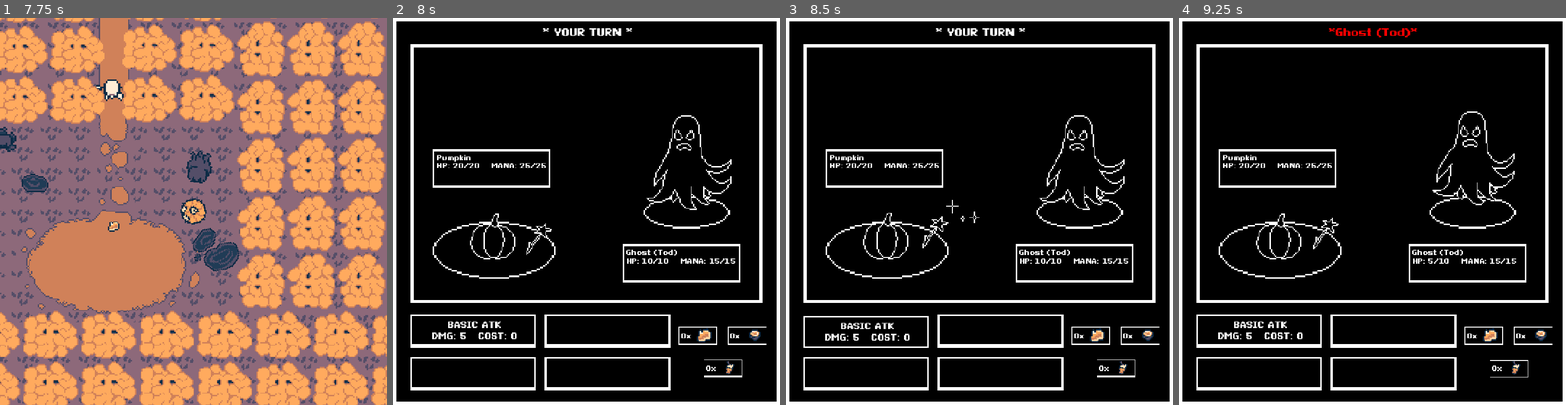
Above: before the commit, frames 1-4 (left to right).
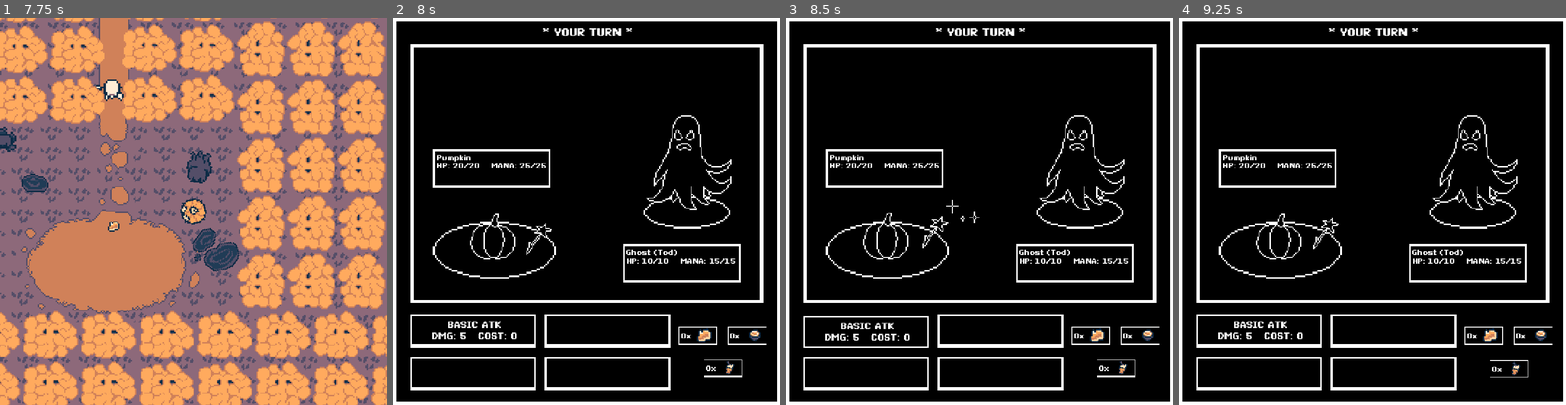
Above: after the commit, the same moments.

Repository: QuoteGenerator/Jame_Gam_Halloween
Game: Godot game, scene res://main.tscn
Same seed, same stepped clock (60 frames per second), same inputs: the game is played once before the commit and once after it.
Inputs (mouse positions are in pixels of both pictures, inside the frame that each line leads up to):
- Up to frame 1 (7.75 s): move the mouse to (278, 192) at 0.52 s; hold D 0.53-1.28 s; move the mouse to (116, 230) at 1.27 s; hold S 1.28-2.03 s; move the mouse to (232, 126) at 2.02 s; hold D 2.03-2.78 s; move the mouse to (174, 288) at 2.77 s; hold W 2.78-3.53 s; move the mouse to (309, 269) at 3.52 s; hold A 3.53-5.03 s; move the mouse to (77, 153) at 4.27 s; move the mouse to (212, 211) at 5.02 s; hold S 5.03-5.78 s; move the mouse to (135, 114) at 5.77 s; hold D 5.78-6.53 s; move the mouse to (278, 192) at 6.52 s; hold W 6.53-7.28 s; move the mouse to (116, 230) at 7.27 s; hold D from 7.28 s (still down)
- Up to frame 2 (8 s): keep holding D
- Up to frame 3 (8.5 s): release D at 8 s; click "BASIC ATK DMG: 5 COST: 0" at 8 s
- Up to frame 4 (9.25 s): click "0x" at 8.75 s

Frame 1 is identical in both runs. In frame 2, 0.5% of the frame differs, in the area x 10-100%, y 0-100%; in frame 3, 0.5%; in frame 4, 1.8%.

Commit message:
skelleton attack works

Diff:
--- a/Jame_GAM_HALLOWEN_FIX/jame-gam-halloween/Scripts/combat_button.gd
+++ b/Jame_GAM_HALLOWEN_FIX/jame-gam-halloween/Scripts/combat_button.gd
@@ -1,13 +1,16 @@
 extends Button
 
-@onready var label: Label = $Label
 @onready var CombatUI: CanvasLayer = $"../../.."
 
-
+var label:Label
+var itemImage:Sprite2D
 
 # Called when the node enters the scene tree for the first time.
 func _ready() -> void:
-	pass # Replace with function body.
+	label = get_child(0) as Label
+
+	if get_child_count() > 1:
+		itemImage = get_child(1) as Sprite2D
 
 
 # Called every frame. 'delta' is the elapsed time since the previous frame.
@@ -16,11 +19,44 @@
 
 
 func _on_mouse_exited() -> void:
-	label.position = Vector2(56.5, 16)
+	if(name == "simple_attack_button"):
+		label.position = Vector2(56.5, 16)
 
+	if(name == "pumpkin_spice_latte_button"):
+		label.position.y = 15
+		itemImage.position.y = 27
+
+	if(name == "pumpkin_soup_button"):
+		label.position.y = 15
+		itemImage.position.y = 27
+
+	if(name == "pumpkin_pie_button"):
+		label.position.y = 15
+		itemImage.position.y = 27
 
 func _on_mouse_entered() -> void:
-	label.position = Vector2(56.5, 20)
+	if(name == "simple_attack_button"):
+		label.position = Vector2(56.5, 20)
+
+	if(name == "pumpkin_spice_latte_button"):
+		label.position.y = 18
+		itemImage.position.y = 30
+	if(name == "pumpkin_soup_button"):
+		label.position.y = 18
+		itemImage.position.y = 30
+	if(name == "pumpkin_pie_button"):
+		label.position.y = 18
+		itemImage.position.y = 30
 
 func _on_pressed() -> void:
-	CombatUI.Player_Basic_Attack()
+	if(name == "simple_attack_button"):
+		CombatUI.Player_Basic_Attack()
+
+	if(name == "pumpkin_spice_latte_button"):
+		pass
+
+	if(name == "pumpkin_soup_button"):
+		pass
+
+	if(name == "pumpkin_pie_button"):
+		pass
--- a/Jame_GAM_HALLOWEN_FIX/jame-gam-halloween/Scripts/combat_ui.gd
+++ b/Jame_GAM_HALLOWEN_FIX/jame-gam-halloween/Scripts/combat_ui.gd
@@ -3,7 +3,7 @@
 
 var current_enemy: CharacterBody2D
 var current_player: CharacterBody2D
-@onready var animationPlayer: AnimationPlayer = $Panel/tbc_AnimationEnemy
+@onready var animationEnemyPlayer: AnimationPlayer = $Panel/tbc_AnimationEnemy
 
 @onready var enemyNameLabel: Label = $Panel/Control/EnemyName
 @onready var enemyStatsLabel: Label = $Panel/Control/EnemyStats
@@ -69,13 +69,13 @@
 	+ "MANA: " + str(current_player.mana) + "/" + str(current_player.max_mana)
 
 func SkeletonEnemyBattle():
-	animationPlayer.play("tbc_skeleton_idle_animation")
+	animationEnemyPlayer.play("tbc_skeleton_idle_animation")
 	enemyNameLabel.text = current_enemy.enemy_name
 	update_enemy_stats()
 
 
 func GhostEnemyBattle():
-	animationPlayer.play("tbc_ghost_idle_animation")
+	animationEnemyPlayer.play("tbc_ghost_idle_animation")
 	enemyNameLabel.text = current_enemy.enemy_name
 	update_enemy_stats()
 
@@ -108,6 +108,13 @@
 
 
 func _on_sparkle_animation_finished() -> void:
+	if current_enemy.is_in_group("skeleton"):
+		animationEnemyPlayer.play("tbc_skeleton_getHit_animation")
+	elif current_enemy.is_in_group("ghost"):
+		animationEnemyPlayer.play("tbc_ghost_getHit_animation")
+
+	await animationEnemyPlayer.animation_finished
+
 	current_enemy.health -= 5
 	playersTurn = false
 	enemysTurn = true
@@ -138,3 +145,11 @@
 	pumpkin_pie_amount_label.text = str(pumpkin_pie_amount) + "x"
 	pumpkin_soup_amount_label.text = str(pumpkin_soup_amount) + "x"
 	pumpkin_spice_latte_amount_label.text = str(pumpkin_spice_latte_amount) + "x"
+
+
+func _on_pumpkin_spice_latte_button_mouse_entered() -> void:
+	pass # Replace with function body.
+
+
+func play_enemy_idle_animation():
+	animationEnemyPlayer.play("tbc_skeleton_idle_animation")
--- a/Jame_GAM_HALLOWEN_FIX/jame-gam-halloween/combat_ui.tscn
+++ b/Jame_GAM_HALLOWEN_FIX/jame-gam-halloween/combat_ui.tscn
@@ -4,6 +4,7 @@
 [ext_resource type="Texture2D" uid="uid://0j60qhns4ofa" path="res://Assets/Sprites/tbc_sprites/tbc_template.png" id="2_j56r1"]
 [ext_resource type="Texture2D" uid="uid://ch4h8v1wvyfys" path="res://Assets/Sprites/tbc_sprites/tbc_skele_idle.png" id="3_rltsl"]
 [ext_resource type="Texture2D" uid="uid://drfy7woj0dxja" path="res://Assets/Sprites/tbc_sprites/tbc_pumpkin_idle.png" id="4_j56r1"]
+[ext_resource type="Texture2D" uid="uid://ba6wnp1cywp5e" path="res://Assets/Sprites/tbc_sprites/skelet_hit.png" id="4_nw44a"]
 [ext_resource type="Texture2D" uid="uid://3p516f8hyijh" path="res://Assets/Sprites/tbc_sprites/tbc_ghost_idle.png" id="4_rltsl"]
 [ext_resource type="Texture2D" uid="uid://bff4kwnc84o5r" path="res://Assets/Sprites/Buttons/spell_btn.png" id="4_ucios"]
 [ext_resource type="Texture2D" uid="uid://fbyannyqvm5f" path="res://Assets/Sprites/Buttons/spell_hover.png" id="5_6coxg"]
@@ -41,6 +42,21 @@
 "update": 0,
 "values": [Rect2(69, 0, 69, 80)]
 }
+tracks/2/type = "value"
+tracks/2/imported = false
+tracks/2/enabled = true
+tracks/2/path = NodePath("tbc_skeleton_idle_animation:visible")
+tracks/2/interp = 1
+tracks/2/loop_wrap = true
+tracks/2/keys = {
+"times": PackedFloat32Array(0),
+"transitions": PackedFloat32Array(1),
+"update": 1,
+"values": [false]
+}
+
+[sub_resource type="Animation" id="Animation_j62ju"]
+resource_name = "tbc_ghost_getHit_animation"
 
 [sub_resource type="Animation" id="Animation_ucios"]
 resource_name = "tbc_ghost_idle_animation"
@@ -83,6 +99,10 @@
 "values": [false]
 }
 
+[sub_resource type="Animation" id="Animation_qedbx"]
+resource_name = "tbc_player_getHit_animation"
+length = 0.36666667
+
 [sub_resource type="Animation" id="Animation_j56r1"]
 resource_name = "tbc_player_idle_animation"
 length = 0.43333334
@@ -100,6 +120,48 @@
 "values": [Rect2(0, 0, 38, 39), Rect2(38, 0, 38, 39)]
 }
 
+[sub_resource type="Animation" id="Animation_nw44a"]
+resource_name = "tbc_skeleton_getHit_animation"
+length = 0.43333334
+tracks/0/type = "value"
+tracks/0/imported = false
+tracks/0/enabled = true
+tracks/0/path = NodePath("tbc_skeleton_getHit_animation:visible")
+tracks/0/interp = 0
+tracks/0/loop_wrap = true
+tracks/0/keys = {
+"times": PackedFloat32Array(0, 0.13333334, 0.3, 0.43333334),
+"transitions": PackedFloat32Array(1, 1, 1, 1),
+"update": 1,
+"values": [true, false, true, false]
+}
+tracks/1/type = "method"
+tracks/1/imported = false
+tracks/1/enabled = true
+tracks/1/path = NodePath("..")
+tracks/1/interp = 1
+tracks/1/loop_wrap = true
+tracks/1/keys = {
+"times": PackedFloat32Array(0.43333334),
+"transitions": PackedFloat32Array(1),
+"values": [{
+"args": [],
+"method": &"play_enemy_idle_animation"
+}]
+}
+tracks/2/type = "value"
+tracks/2/imported = false
+tracks/2/enabled = true
+tracks/2/path = NodePath("tbc_skeleton_idle_animation:visible")
+tracks/2/interp = 1
+tracks/2/loop_wrap = true
+tracks/2/keys = {
+"times": PackedFloat32Array(0),
+"transitions": PackedFloat32Array(1),
+"update": 1,
+"values": [false]
+}
+
 [sub_resource type="Animation" id="Animation_wkp8b"]
 resource_name = "tbc_skeleton_idle_animation"
 length = 0.36666667
@@ -144,8 +206,11 @@
 [sub_resource type="AnimationLibrary" id="AnimationLibrary_20pc6"]
 _data = {
 &"RESET": SubResource("Animation_rltsl"),
+&"tbc_ghost_getHit_animation": SubResource("Animation_j62ju"),
 &"tbc_ghost_idle_animation": SubResource("Animation_ucios"),
+&"tbc_player_getHit_animation": SubResource("Animation_qedbx"),
 &"tbc_player_idle_animation": SubResource("Animation_j56r1"),
+&"tbc_skeleton_getHit_animation": SubResource("Animation_nw44a"),
 &"tbc_skeleton_idle_animation": SubResource("Animation_wkp8b")
 }
 
@@ -271,7 +336,8 @@
 
 [node name="tbc_base_frame" type="TextureRect" parent="Panel" unique_id=594356664]
 layout_mode = 0
-offset_right = 1200.0
+offset_left = 1.0
+offset_right = 1201.0
 offset_bottom = 1200.0
 texture = ExtResource("2_j56r1")
 
@@ -290,6 +356,14 @@
 region_enabled = true
 region_rect = Rect2(0, 0, 38, 97)
 
+[node name="tbc_skeleton_getHit_animation" type="Sprite2D" parent="Panel" unique_id=1721695174]
+visible = false
+position = Vector2(917, 443)
+scale = Vector2(3.9210527, 3.9210527)
+texture = ExtResource("4_nw44a")
+region_enabled = true
+region_rect = Rect2(0, 0, 38, 97)
+
 [node name="tbc_ghost_idle_animation" type="Sprite2D" parent="Panel" unique_id=1254414777]
 visible = false
 position = Vector2(917, 443)
@@ -298,6 +372,10 @@
 region_enabled = true
 region_rect = Rect2(69, 0, 69, 80)
 
+[node name="tbc_ghost_getHit_animation" type="Sprite2D" parent="Panel" unique_id=1632606906]
+position = Vector2(917, 443)
+scale = Vector2(3.9210527, 3.9210527)
+
 [node name="tbc_player_idle_animation" type="Sprite2D" parent="Panel" unique_id=670622372]
 position = Vector2(309, 676)
 scale = Vector2(3.9210527, 3.9210527)
@@ -305,12 +383,16 @@
 region_enabled = true
 region_rect = Rect2(0, 0, 38, 39)
 
+[node name="tbc_player_getHit_animation" type="Sprite2D" parent="Panel" unique_id=1910426232]
+position = Vector2(917, 443)
+scale = Vector2(3.9210527, 3.9210527)
+
 [node name="Control" type="Control" parent="Panel" unique_id=1928000521]
 anchors_preset = 0
 offset_right = 40.0
 offset_bottom = 40.0
 
-[node name="BS1" type="Button" parent="Panel/Control" unique_id=467105723]
+[node name="simple_attack_button" type="Button" parent="Panel/Control" unique_id=467105723]
 layout_mode = 0
 offset_left = 53.0
 offset_top = 919.0
@@ -321,7 +403,7 @@
 theme_override_styles/hover = SubResource("StyleBoxTexture_57qmd")
 script = ExtResource("6_tnwwt")
 
-[node name="Label" type="Label" parent="Panel/Control/BS1" unique_id=1117369447]
+[node name="Label" type="Label" parent="Panel/Control/simple_attack_button" unique_id=1117369447]
 clip_contents = true
 layout_mode = 1
 anchors_preset = -1
@@ -354,6 +436,7 @@
 theme_override_styles/normal = SubResource("StyleBoxTexture_g4v7s")
 theme_override_styles/pressed = SubResource("StyleBoxTexture_vivmo")
 theme_override_styles/hover = SubResource("StyleBoxTexture_57qmd")
+script = ExtResource("6_tnwwt")
 
 [node name="pumpkin_spice_latte_amount" type="Label" parent="Panel/Control/pumpkin_spice_latte_button" unique_id=375500418]
 clip_contents = true
@@ -381,19 +464,20 @@
 theme_override_styles/normal = SubResource("StyleBoxTexture_g4v7s")
 theme_override_styles/pressed = SubResource("StyleBoxTexture_vivmo")
 theme_override_styles/hover = SubResource("StyleBoxTexture_57qmd")
+script = ExtResource("6_tnwwt")
 
 [node name="pumpkin_soup_amount" type="Label" parent="Panel/Control/pumpkin_soup_button" unique_id=683353571]
 layout_mode = 0
-offset_left = 7.0
+offset_left = 6.0
 offset_top = 15.0
-offset_right = 40.0
+offset_right = 39.0
 offset_bottom = 41.0
 theme_override_fonts/font = ExtResource("7_akiti")
 theme_override_font_sizes/font_size = 21
 text = "0x"
 
 [node name="pumpkin_soup" type="Sprite2D" parent="Panel/Control/pumpkin_soup_button" unique_id=377064275]
-position = Vector2(84, 26.000006)
+position = Vector2(84, 27)
 rotation = -0.04419857
 scale = Vector2(3.9444416, 3.9444416)
 texture = ExtResource("10_6coxg")
@@ -407,6 +491,7 @@
 theme_override_styles/normal = SubResource("StyleBoxTexture_g4v7s")
 theme_override_styles/pressed = SubResource("StyleBoxTexture_vivmo")
 theme_override_styles/hover = SubResource("StyleBoxTexture_57qmd")
+script = ExtResource("6_tnwwt")
 
 [node name="pumpkin_pie_amount" type="Label" parent="Panel/Control/pumpkin_pie_button" unique_id=399558932]
 layout_mode = 0
@@ -532,7 +617,16 @@
 update_rotation = false
 update_scale = false
 
-[connection signal="mouse_entered" from="Panel/Control/BS1" to="Panel/Control/BS1" method="_on_mouse_entered"]
-[connection signal="mouse_exited" from="Panel/Control/BS1" to="Panel/Control/BS1" method="_on_mouse_exited"]
-[connection signal="pressed" from="Panel/Control/BS1" to="Panel/Control/BS1" method="_on_pressed"]
+[connection signal="mouse_entered" from="Panel/Control/simple_attack_button" to="Panel/Control/simple_attack_button" method="_on_mouse_entered"]
+[connection signal="mouse_exited" from="Panel/Control/simple_attack_button" to="Panel/Control/simple_attack_button" method="_on_mouse_exited"]
+[connection signal="pressed" from="Panel/Control/simple_attack_button" to="Panel/Control/simple_attack_button" method="_on_pressed"]
+[connection signal="mouse_entered" from="Panel/Control/pumpkin_spice_latte_button" to="Panel/Control/pumpkin_spice_latte_button" method="_on_mouse_entered"]
+[connection signal="mouse_exited" from="Panel/Control/pumpkin_spice_latte_button" to="Panel/Control/pumpkin_spice_latte_button" method="_on_mouse_exited"]
+[connection signal="pressed" from="Panel/Control/pumpkin_spice_latte_button" to="Panel/Control/pumpkin_spice_latte_button" method="_on_pressed"]
+[connection signal="mouse_entered" from="Panel/Control/pumpkin_soup_button" to="Panel/Control/pumpkin_soup_button" method="_on_mouse_entered"]
+[connection signal="mouse_exited" from="Panel/Control/pumpkin_soup_button" to="Panel/Control/pumpkin_soup_button" method="_on_mouse_exited"]
+[connection signal="pressed" from="Panel/Control/pumpkin_soup_button" to="Panel/Control/pumpkin_soup_button" method="_on_pressed"]
+[connection signal="mouse_entered" from="Panel/Control/pumpkin_pie_button" to="Panel/Control/pumpkin_pie_button" method="_on_mouse_entered"]
+[connection signal="mouse_exited" from="Panel/Control/pumpkin_pie_button" to="Panel/Control/pumpkin_pie_button" method="_on_mouse_exited"]
+[connection signal="pressed" from="Panel/Control/pumpkin_pie_button" to="Panel/Control/pumpkin_pie_button" method="_on_pressed"]
 [connection signal="animation_finished" from="Panel/Wand/Sparkle" to="." method="_on_sparkle_animation_finished"]
--- a/Jame_GAM_HALLOWEN_FIX/jame-gam-halloween/main.tscn
+++ b/Jame_GAM_HALLOWEN_FIX/jame-gam-halloween/main.tscn
@@ -225,6 +225,7 @@
 
 [node name="SkeletonEnemy" parent="." unique_id=845605063 groups=["skeleton"] instance=ExtResource("3_r0du0")]
 position = Vector2(2.3841858e-07, -98.000015)
+health = 10
 enemy_name = "Damaged Skeleton (Fred)"
 
 [node name="CombatUI" parent="." unique_id=111705774 instance=ExtResource("10_4c57u")]
